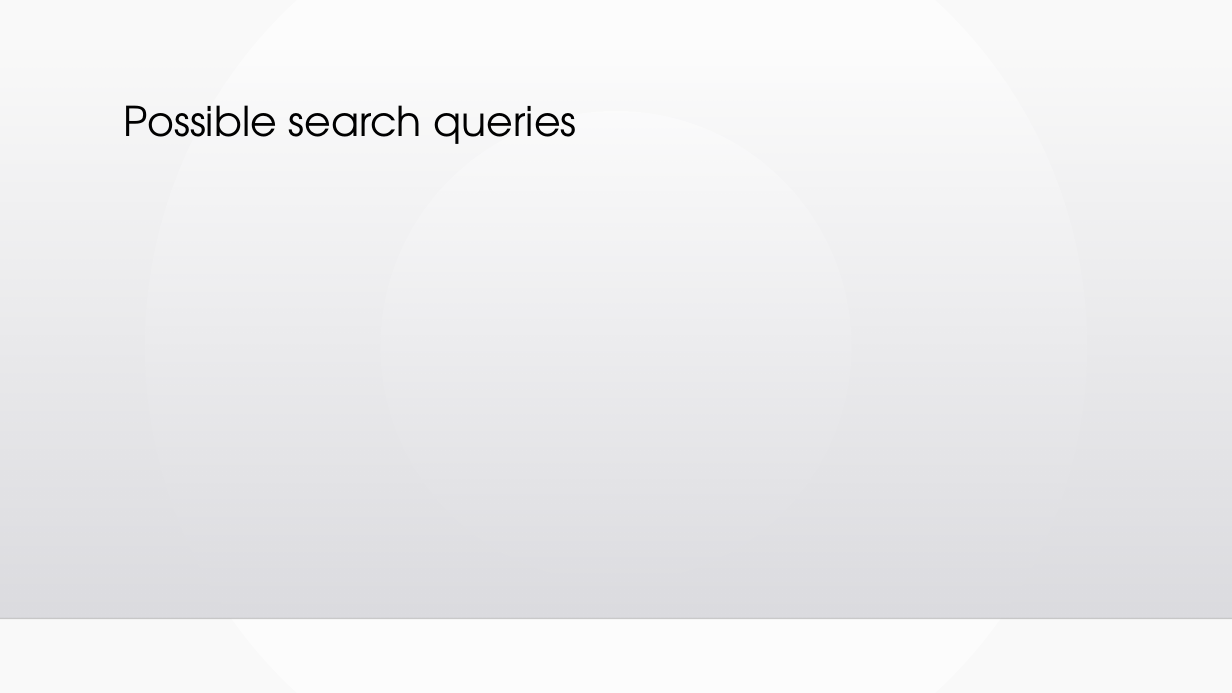
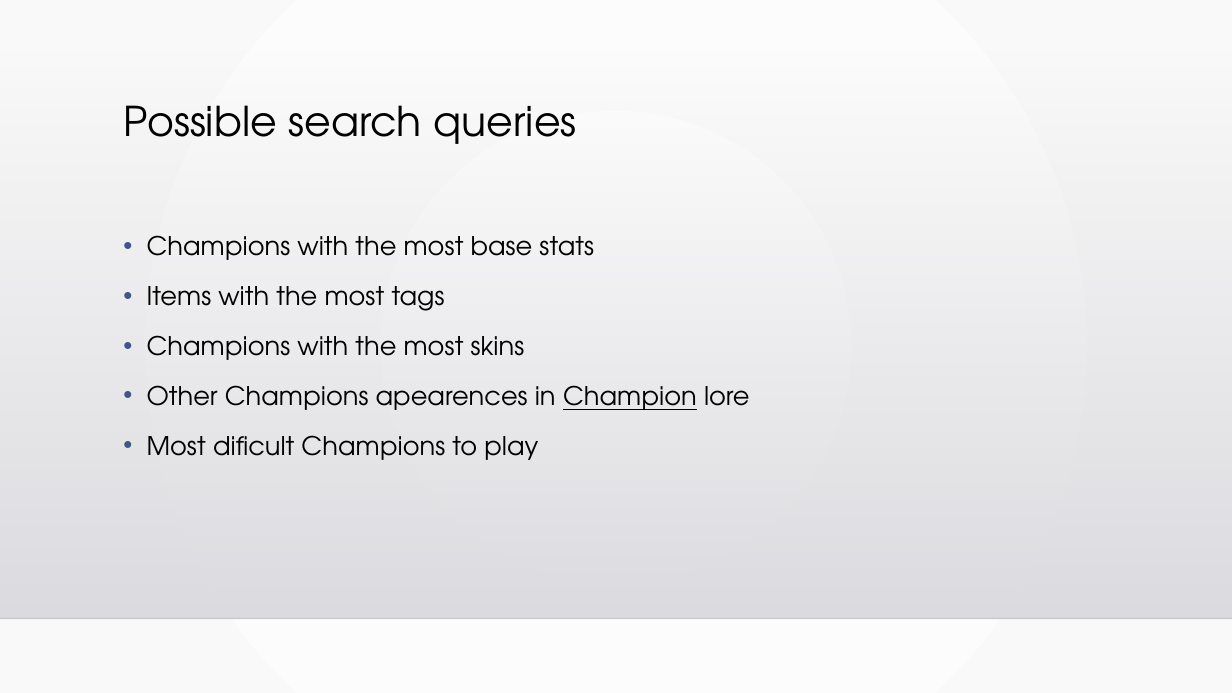
Before and after one commit to MiNeves00/PRI2021, a slide deck: slide 8 of docs/apresentacao.pptx. Drawn at 1232x693 pixels with LibreOffice and Linux fonts; fonts in the diff are those of the drawing; background and template pictures are left out. Boxes give left, top, right and bottom in pixels: in the first picture for what was removed or moved away, otherwise in the second. Text is boxed around its words. In the diff, an @@ line names an element or a change of style, - is before the commit and + after.

Commit message:
power point updated

```diff
--- a/docs/apresentacao.pptx
+++ b/docs/apresentacao.pptx
@@ text added at (147,235,750,460), 20 pt, text #000000 @@
+• Champions with the most base stats
+• Items with the most tags
+• Champions with the most skins
+• Other Champions apearences in Champion lore
+• Most dificult Champions to play
```
